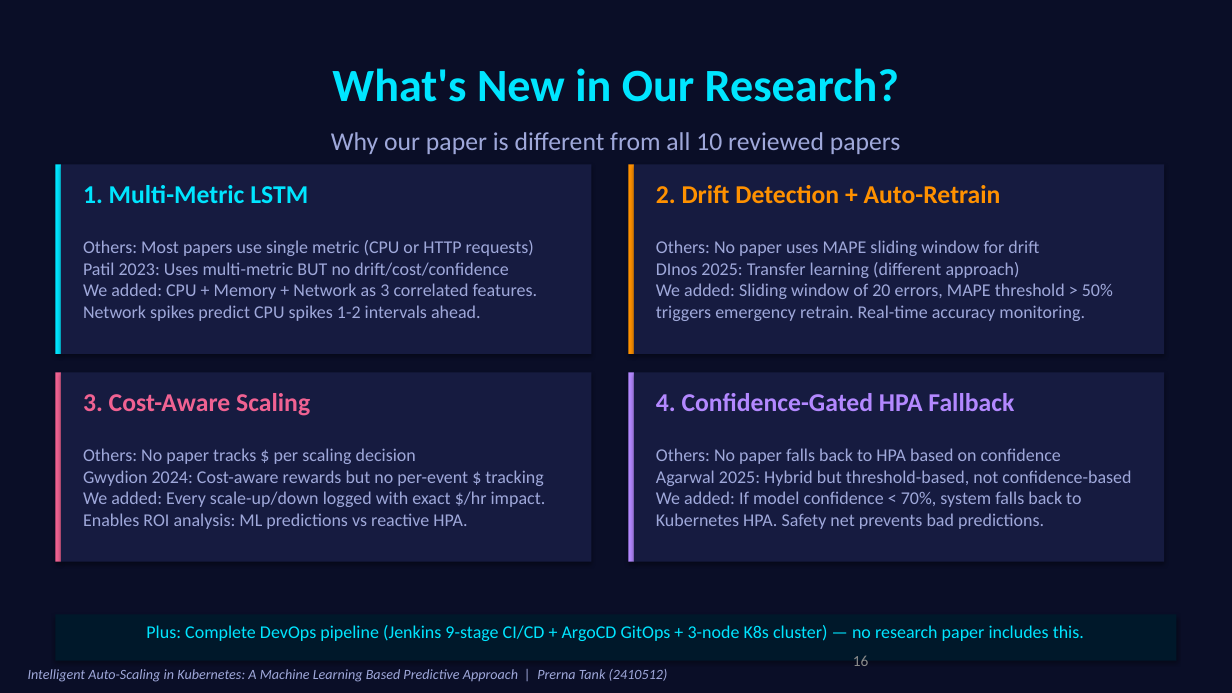
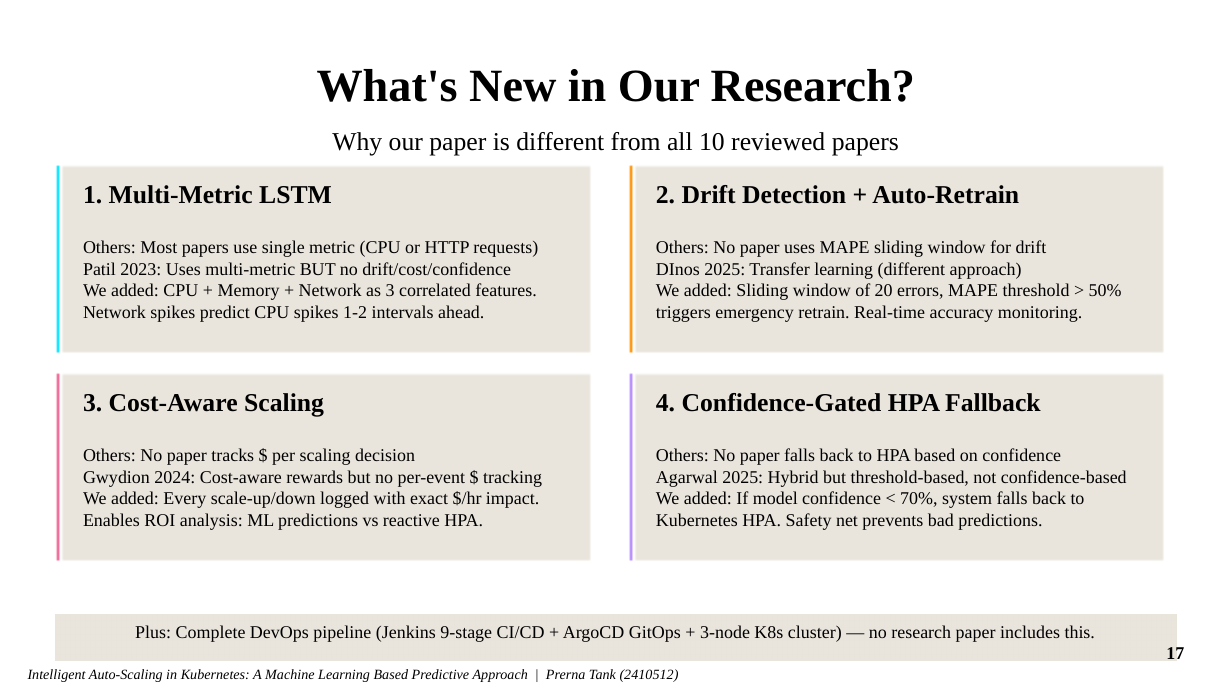
Before and after one commit to prerna3640/HA-K8S1, a slide deck: slide 17 of presentation/Thesis_Presentation_Prerna_Tank.pptx (slide 16 before the commit). Drawn at 1232x693 pixels with LibreOffice and Linux fonts; fonts in the diff are those of the drawing; background and template pictures are left out. Boxes give left, top, right and bottom in pixels: in the first picture for what was removed or moved away, otherwise in the second. Text is boxed around its words. In the diff, an @@ line names an element or a change of style, - is before the commit and + after.

```diff
--- a/presentation/Thesis_Presentation_Prerna_Tank.pptx
+++ b/presentation/Thesis_Presentation_Prerna_Tank.pptx
@@ background #0A0E27 to #FFFFFF @@
@@ text "2. Drift Detection + Auto-Retrain" at (x1=656, y1=185, x2=1019, y2=204): font Calibri to Times New Roman, text colour #FF9100 to #000000 @@
@@ text "3. Cost-Aware Scaling" at (x1=83, y1=393, x2=324, y2=417): font Calibri to Times New Roman, text colour #F06292 to #000000 @@
@@ shadow off in 4 elements at (x1=55, y1=165, x2=61, y2=354), (x1=628, y1=165, x2=634, y2=354), (x1=55, y1=372, x2=61, y2=562), (x1=628, y1=372, x2=634, y2=562) @@
@@ fill #161B40 to #E9E5DC; shadow off in 4 elements at (x1=61, y1=165, x2=592, y2=354), (x1=634, y1=165, x2=1165, y2=354), (x1=61, y1=372, x2=592, y2=562), (x1=634, y1=372, x2=1165, y2=562) @@
@@ text "4. Confidence-Gated HPA Fallback" at (x1=656, y1=393, x2=1041, y2=412): font Calibri to Times New Roman, text colour #B388FF to #000000 @@
@@ font Calibri to Times New Roman, text colour #9FA8DA to #000000 in 6 elements at (x1=332, y1=132, x2=899, y2=155), (x1=28, y1=669, x2=679, y2=682), (x1=83, y1=240, x2=538, y2=322), (x1=656, y1=240, x2=1122, y2=322), (x1=83, y1=448, x2=542, y2=530), (x1=656, y1=448, x2=1127, y2=530) @@
@@ rectangle at (x1=55, y1=615, x2=1177, y2=661): fill #00182A to #E9E5DC; shadow off @@
@@ font Calibri to Times New Roman, text colour #00E5FF to #000000 in 3 elements at (x1=317, y1=69, x2=915, y2=102), (x1=83, y1=185, x2=332, y2=204), (x1=135, y1=625, x2=1095, y2=642) @@
@@ page number removed at (x1=853, y1=655, x2=869, y2=666) @@
-16
@@ ellipse added at (x1=1155, y1=632, x2=1196, y2=673), outline #FFFFFF 1 pt @@
@@ page number added at (x1=1166, y1=647, x2=1184, y2=659), 14 pt, text #000000, bold @@
+17
```
Also in this commit, not shown: 17 other slides changed, 5 slides added, 2 slides removed, 60 other files.
